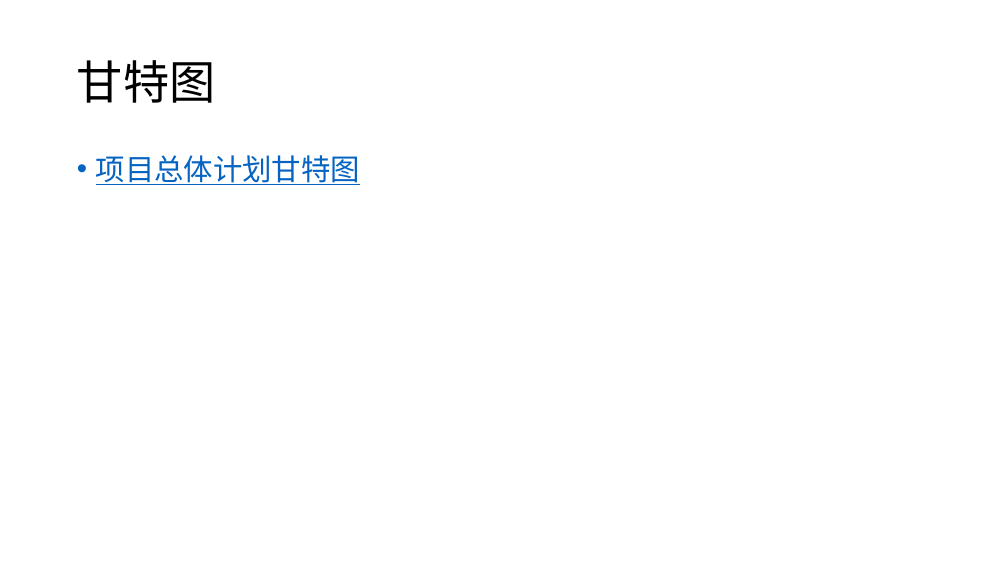
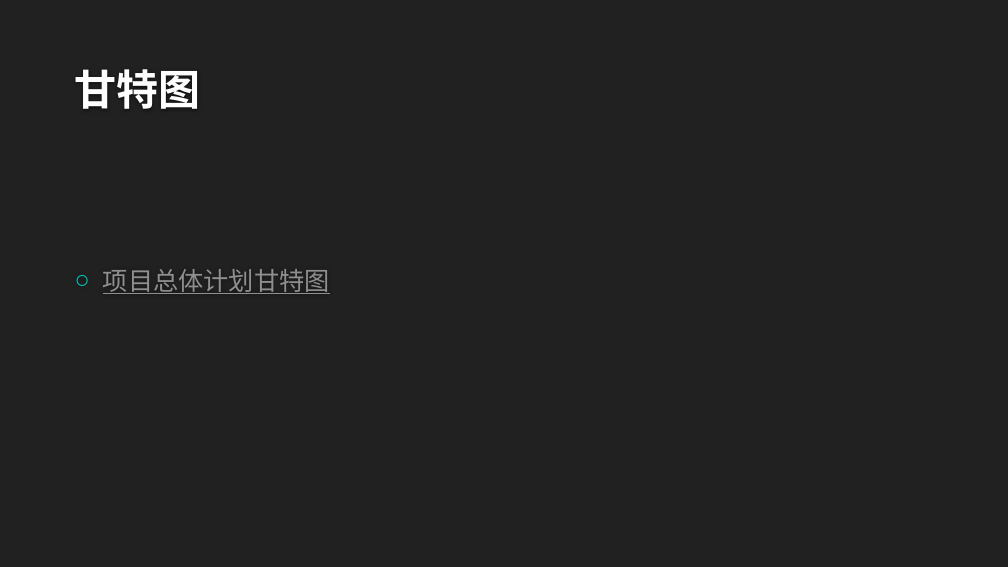
Before and after one commit to twn422/PRD2017, a slide deck: slide 27 of PRD-2017-G24/STW/受控文件/分析设计/项目总体计划/总体项目计划.pptx. Drawn at 1008x567 pixels with LibreOffice and Linux fonts; fonts in the diff are those of the drawing; background and template pictures are left out. Boxes give left, top, right and bottom in pixels: in the first picture for what was removed or moved away, otherwise in the second. Text is boxed around its words. In the diff, an @@ line names an element or a change of style, - is before the commit and + after.

Commit message:
修改计划

```diff
--- a/PRD-2017-G24/STW/受控文件/分析设计/项目总体计划/总体项目计划.pptx
+++ b/PRD-2017-G24/STW/受控文件/分析设计/项目总体计划/总体项目计划.pptx
@@ background #FFFFFF to #212121 @@
@@ title "甘特图": place and size @@
-title "甘特图" at (77,60,216,103)
+title "甘特图" at (75,69,201,109)
@@ title "甘特图" at (75,69,201,109): size 44 to 40 pt, font Noto Sans CJK SC to Quicksand, text colour #000000 to #FEFEFE, bold on; line spacing 0.9 to 1; vertical alignment middle to bottom @@
@@ text "项目总体计划甘特图": place and size @@
-text "项目总体计划甘特图" at (96,155,360,185)
+text "项目总体计划甘特图" at (103,269,330,294)
@@ text "项目总体计划甘特图" at (103,269,330,294): size 28 to 24 pt, font Noto Sans CJK SC to Quicksand, text colour #0563C1 to #8F8F8F; bullet • to ○; line spacing 0.9 to 1; vertical alignment top to middle @@
```
Also in this commit, not shown: 30 other slides changed, 3 other files.
